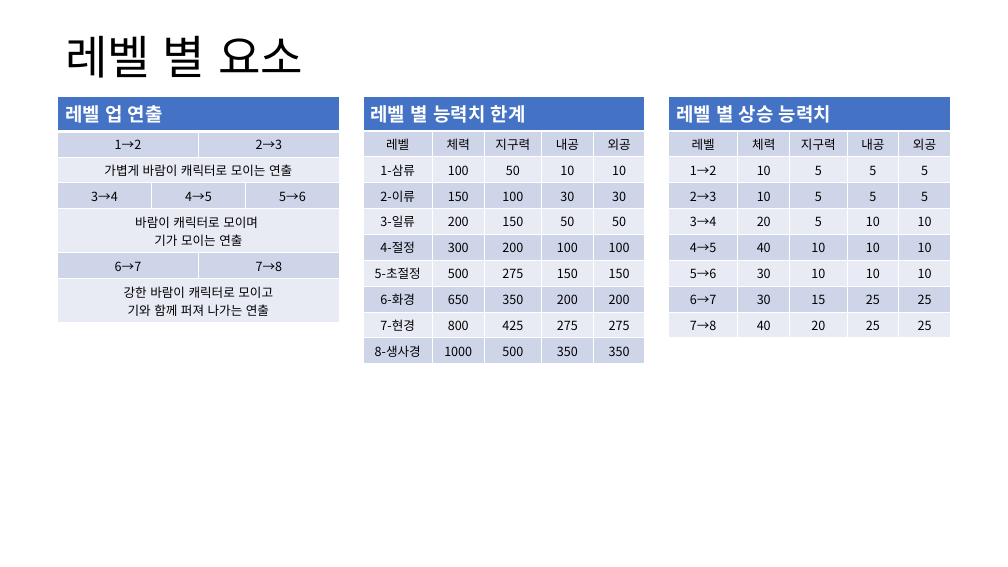
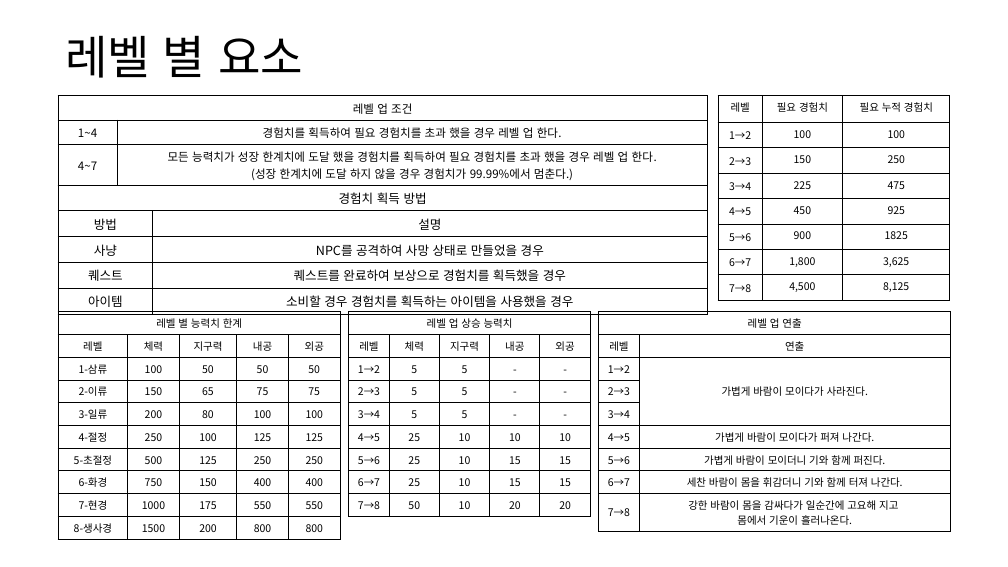
Before and after one commit to yjk0401/unityenginebasic_9th, a slide deck: slide 5 of 기획/레벨업 시스템 기획서.pptx. Drawn at 1008x567 pixels with LibreOffice and Linux fonts; fonts in the diff are those of the drawing. Boxes give left, top, right and bottom in pixels: in the first picture for what was removed or moved away, otherwise in the second. Text is boxed around its words. In the diff, an @@ line names an element or a change of style, - is before the commit and + after.

Commit message:
r3w2d13

```diff
--- a/기획/레벨업 시스템 기획서.pptx
+++ b/기획/레벨업 시스템 기획서.pptx
@@ table removed at [57,96,339,320], 7 rows, 4 columns @@
-레벨 업 연출 |  |  | 
-1→2 |  | 2→3 | 
-가볍게 바람이 캐릭터로 모이는 연출 |  |  | 
-3→4 | 4→5 |  | 5→6
-바람이 캐릭터로 모이며 / 기가 모이는 연출 |  |  | 
-6→7 |  | 7→8 | 
-강한 바람이 캐릭터로 모이고 / 기와 함께 퍼져 나가는 연출 |  |  | 
@@ table added at [58,96,708,184], 3 rows, 2 columns @@
+레벨 업 조건 | 
+1~4 | 경험치를 획득하여 필요 경험치를 초과 했을 경우 레벨 업 한다.
+4~7 | 모든 능력치가 성장 한계치에 도달 했을 경험치를 획득하여 필요 경험치를 초과 했을 경우 레벨 업 한다. / (성장 한계치에 도달 하지 않을 경우 경험치가 99.99%에서 멈춘다.)
@@ table added at [718,96,951,301], 8 rows, 3 columns @@
+레벨 | 필요 경험치 | 필요 누적 경험치
+1→2 | 100 | 100
+2→3 | 150 | 250
+3→4 | 225 | 475
+4→5 | 450 | 925
+5→6 | 900 | 1825
+6→7 | 1,800 | 3,625
+7→8 | 4,500 | 8,125
@@ table added at [58,185,707,311], 5 rows, 2 columns @@
+경험치 획득 방법 | 
+방법 | 설명
+사냥 | NPC를 공격하여 사망 상태로 만들었을 경우
+퀘스트 | 퀘스트를 완료하여 보상으로 경험치를 획득했을 경우
+아이템 | 소비할 경우 경험치를 획득하는 아이템을 사용했을 경우
@@ table at [58,312,340,537] @@
-row 3, column 4: 10
+row 3, column 4: 50
-row 3, column 5: 10
+row 3, column 5: 50
-row 4: 2-이류 | 150 | 100 | 30 | 30
+row 4: 2-이류 | 150 | 65 | 75 | 75
-row 5: 3-일류 | 200 | 150 | 50 | 50
+row 5: 3-일류 | 200 | 80 | 100 | 100
-row 6: 4-절정 | 300 | 200 | 100 | 100
+row 6: 4-절정 | 250 | 100 | 125 | 125
-row 7: 5-초절정 | 500 | 275 | 150 | 150
+row 7: 5-초절정 | 500 | 125 | 250 | 250
-row 8: 6-화경 | 650 | 350 | 200 | 200
+row 8: 6-화경 | 750 | 150 | 400 | 400
-row 9: 7-현경 | 800 | 425 | 275 | 275
+row 9: 7-현경 | 1000 | 175 | 550 | 550
-row 10: 8-생사경 | 1000 | 500 | 350 | 350
+row 10: 8-생사경 | 1500 | 200 | 800 | 800
@@ fill #4472C4 to none in row 1, column 1 @@
@@ fill #CFD5EA to none in 25 cells @@
@@ fill #E9EBF5 to none in 20 cells @@
@@ size 18 to 10 pt, text colour #FFFFFF to #000000, bold off in "레벨 별 능력치 한계" @@
@@ size 12 to 10 pt in "레벨", "체력", "지구력", "내공" and 14 more places @@
@@ alignment left to centre @@
@@ borders changed @@
@@ table: place and size @@
-table at [363,96,644,361]
+table at [58,312,340,537]
@@ table at [349,312,591,514] @@
-row 1, column 1: 레벨 별 상승 능력치
+row 1, column 1: 레벨 업 상승 능력치
-row 3: 1→2 | 10 | 5 | 5 | 5
+row 3: 1→2 | 5 | 5 | - | -
-row 4: 2→3 | 10 | 5 | 5 | 5
+row 4: 2→3 | 5 | 5 | - | -
-row 5: 3→4 | 20 | 5 | 10 | 10
+row 5: 3→4 | 5 | 5 | - | -
-row 6, column 2: 40
+row 6, column 2: 25
-row 7: 5→6 | 30 | 10 | 10 | 10
+row 7: 5→6 | 25 | 10 | 15 | 15
-row 8: 6→7 | 30 | 15 | 25 | 25
+row 8: 6→7 | 25 | 10 | 15 | 15
-row 9: 7→8 | 40 | 20 | 25 | 25
+row 9: 7→8 | 50 | 10 | 20 | 20
@@ fill #4472C4 to none in row 1, column 1 @@
@@ fill #CFD5EA to none in 20 cells @@
@@ fill #E9EBF5 to none in 20 cells @@
@@ size 12 to 10 pt in "레벨", "체력", "지구력", "내공" and 15 more places @@
@@ borders changed @@
@@ table: place and size @@
-table at [668,96,950,334]
+table at [349,312,591,514]
@@ table added at [599,312,951,529], 9 rows, 2 columns @@
+레벨 업 연출 | 
+레벨 | 연출
+1→2 | 가볍게 바람이 모이다가 사라진다.
+2→3 | 
+3→4 | 
+4→5 | 가볍게 바람이 모이다가 퍼져 나간다.
+5→6 | 가볍게 바람이 모이더니 기와 함께 퍼진다.
+6→7 | 세찬 바람이 몸을 휘감더니 기와 함께 터져 나간다.
+7→8 | 강한 바람이 몸을 감싸다가 일순간에 고요해 지고 / 몸에서 기운이 흘러나온다.
```
Also in this commit, not shown: 1 other slide changed, 2 slides added, 1 slide removed.
